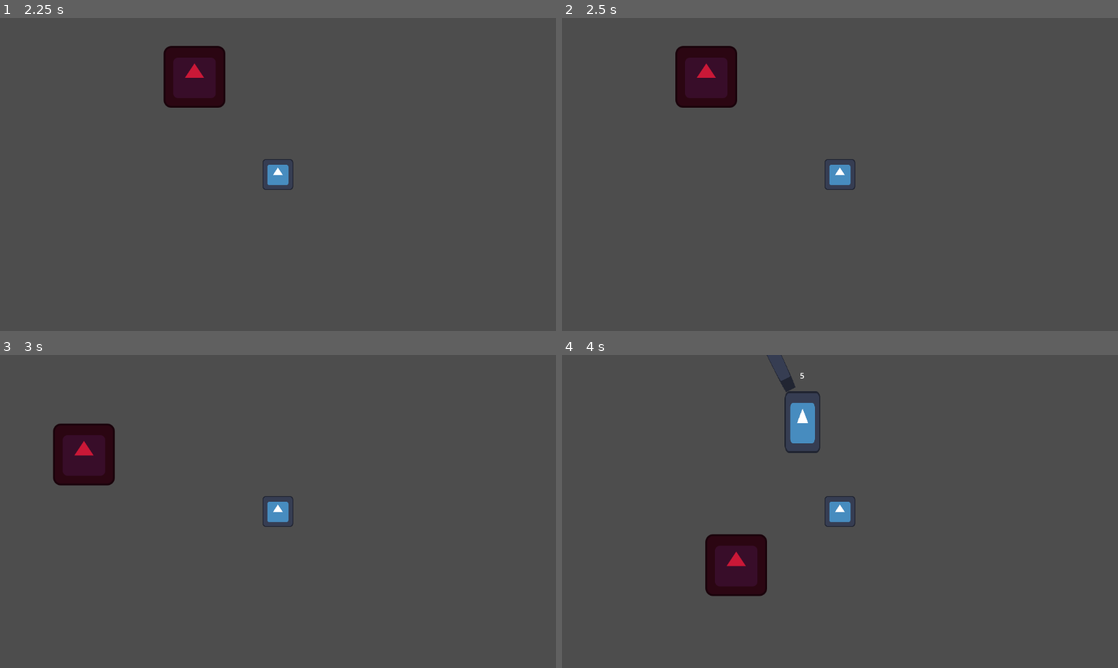
Above: before the commit, frames 1-4 (two rows, left to right).
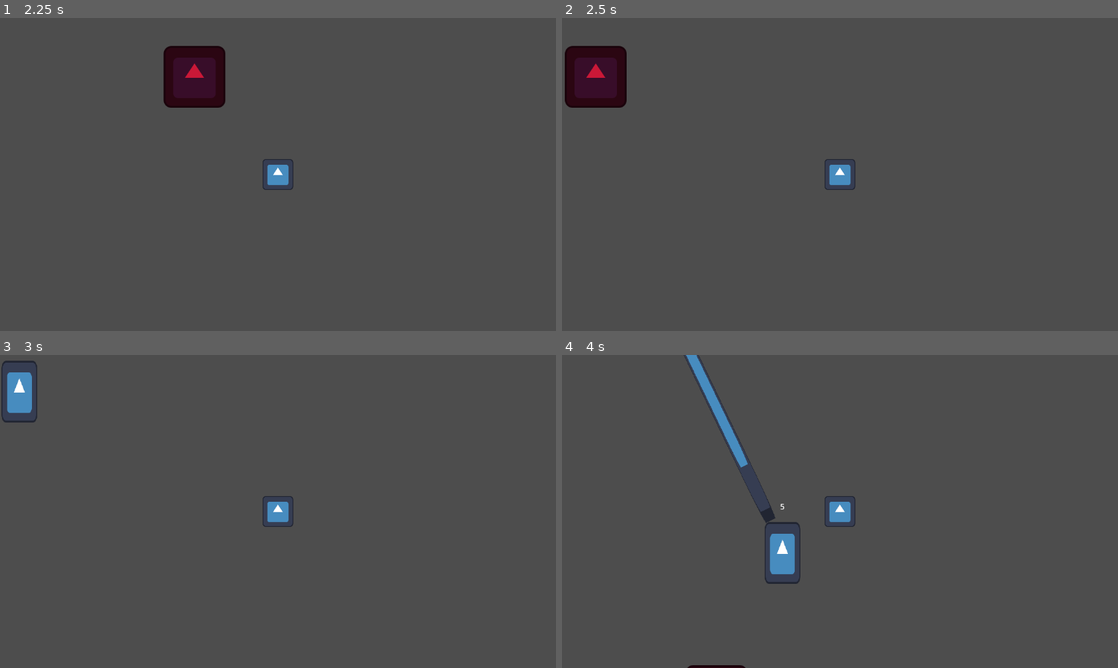
Above: after the commit, the same moments.

Repository: Luksx/GameOff-2024
Game: Godot game, scene res://Scenes/locations/worldtest.tscn
The game is run twice, just before and just after one commit, with the same random seed, the same clock (stepped at 60 frames per second) and the same inputs. The engine's default icon, where the game draws it, is replaced by a stand-in: a white triangle on a blue panel in a dark square.
Inputs:
- Up to frame 1 (2.25 s): tap Enter at 0.5 s; hold Right (ui_right) 0.53-1.28 s; tap F (attack) at 0.6, 1.55, 2.1 s; tap C (dash) at 0.8, 1.35 s; hold Down (ui_down) 1.28-2.03 s; hold Right (ui_right) from 2.03 s (still down)
- Up to frame 2 (2.5 s): keep holding Right (ui_right); tap C (dash) at 2.3 s
- Up to frame 3 (3 s): release Right (ui_right) at 2.78 s; hold Up (ui_up) from 2.78 s (still down); tap C (dash) at 2.85 s
- Up to frame 4 (4 s): tap F (attack) at 3.05, 3.6 s; release Up (ui_up) at 3.53 s; hold Left (ui_left) from 3.53 s (still down); tap C (dash) at 3.8 s

Frame 1 is identical in both runs. In frame 2, 4.3% of the frame differs, in the area x 0-32%, y 8-29%; in frame 3, 2.9%; in frame 4, 4.7%, in the area x 21-47%, y 0-100%.
Error before the commit: Cannot call method 'start' on a null value. (res://player/player.gd:16)

Commit message:
fixed a bunch of component related stuff

Diff:
--- a/godot/bosses/boss_manager.gd
+++ b/godot/bosses/boss_manager.gd
@@ -14,10 +14,6 @@
 		return total
 
 
-func _process(delta: float) -> void:
-	print_debug(cumulative_health)
-
-
 func _enter_tree() -> void:
 	instance = self
 
--- a/godot/bosses/chained/ai/chained_one_ai.tscn
+++ b/godot/bosses/chained/ai/chained_one_ai.tscn
@@ -7,7 +7,7 @@
 
 [node name="ChainedOneAi" type="Node" node_paths=PackedStringArray("blackboard", "actor")]
 script = ExtResource("1_artx8")
-blackboard = NodePath("@Node@21405")
+blackboard = NodePath("@Node@22723")
 actor = NodePath("")
 
 [node name="SelectorComposite" type="Node" parent="."]
--- a/godot/bosses/chained/chained_one.tscn
+++ b/godot/bosses/chained/chained_one.tscn
@@ -30,7 +30,7 @@
 shape = SubResource("RectangleShape2D_hj8f1")
 
 [node name="ChainedOneAi" parent="." index="4" node_paths=PackedStringArray("blackboard", "actor") instance=ExtResource("4_agknw")]
-blackboard = NodePath("@Node@21403")
+blackboard = NodePath("@Node@25174")
 actor = NodePath("..")
 
 [connection signal="hurt" from="HurtboxComponent" to="HealthComponent" method="_on_hurtbox_component_hurt"]
--- a/godot/player/healthcompionent.gd
+++ /dev/null
@@ -1,10 +0,0 @@
-extends Node2D
-
-@export var health: float = 5.0
-func get_damage(damage) -> void :
-	if health > damage:
-		health -= damage
-	else:
-		die()
-func die() -> void:
-	print("skill issue")
--- a/godot/player/hurt_box.gd
+++ /dev/null
@@ -1 +0,0 @@
-extends Area2D
--- a/godot/player/player.gd
+++ b/godot/player/player.gd
@@ -7,11 +7,14 @@
 @onready var sword_hitbox: HitboxComponent = $SwordHitbox
 @onready var sword_animator: AnimationPlayer = $SwordAnimator
 @onready var sword_cooldown: Timer = $SwordCooldown
-@onready var dash_cooldown: Timer = $dashcooldown
+@onready var dash_cooldown: Timer = $DashCooldown
+@onready var hurtbox: HurtboxComponent = $HurtboxComponent
 
 
 var on_cooldown := false
 var can_dash := false
+
+
 func _ready():
 	dash_cooldown.start(2)
 
@@ -48,14 +51,18 @@
 
 func _on_sword_cooldown_timeout() -> void:
 	on_cooldown = false
+
+
 func dash():
 	if can_dash:
 		dash_cooldown.start(0.2)
-		$hurtBox/CollisionShape2D.disabled = true
+		hurtbox.monitoring = false
 		can_dash = false
 		speed = 100000
+
+
 func _on_dashcooldown_timeout() -> void:
 	can_dash = true
-	$hurtBox/CollisionShape2D.disabled = false
+	hurtbox.monitoring = true
 	speed = 25000
 	velocity = Vector2(0,0)
--- a/godot/player/player.tscn
+++ b/godot/player/player.tscn
@@ -3,8 +3,8 @@
 [ext_resource type="Script" path="res://player/player.gd" id="1_ctsd1"]
 [ext_resource type="Texture2D" uid="uid://b8in14xftx34b" path="res://icon.svg" id="1_f43qc"]
 [ext_resource type="Script" path="res://components/hitbox_component.gd" id="3_vtdwh"]
-[ext_resource type="Script" path="res://player/hurt_box.gd" id="4_alt67"]
-[ext_resource type="Script" path="res://player/healthcompionent.gd" id="5_xhbga"]
+[ext_resource type="Script" path="res://components/hurtbox_component.gd" id="4_clit4"]
+[ext_resource type="Script" path="res://components/health_component.gd" id="5_8bvbr"]
 
 [sub_resource type="RectangleShape2D" id="RectangleShape2D_6tvk0"]
 size = Vector2(130, 129)
@@ -110,16 +110,16 @@
 
 [node name="DashCooldown" type="Timer" parent="."]
 
-[node name="HurtBoxComponent" type="Area2D" parent="."]
-script = ExtResource("4_alt67")
+[node name="HurtboxComponent" type="Area2D" parent="."]
+script = ExtResource("4_clit4")
 
-[node name="CollisionShape2D" type="CollisionShape2D" parent="HurtBoxComponent"]
+[node name="CollisionShape2D" type="CollisionShape2D" parent="HurtboxComponent"]
 position = Vector2(1, 0)
 shape = SubResource("RectangleShape2D_uk7wb")
 debug_color = Color(0.763823, 0.18617, 0.987936, 0.42)
 
-[node name="HealthComponent" type="Node2D" parent="."]
-script = ExtResource("5_xhbga")
+[node name="HealthComponent" type="Node" parent="."]
+script = ExtResource("5_8bvbr")
 
 [connection signal="timeout" from="SwordCooldown" to="." method="_on_sword_cooldown_timeout"]
 [connection signal="timeout" from="DashCooldown" to="." method="_on_dashcooldown_timeout"]
